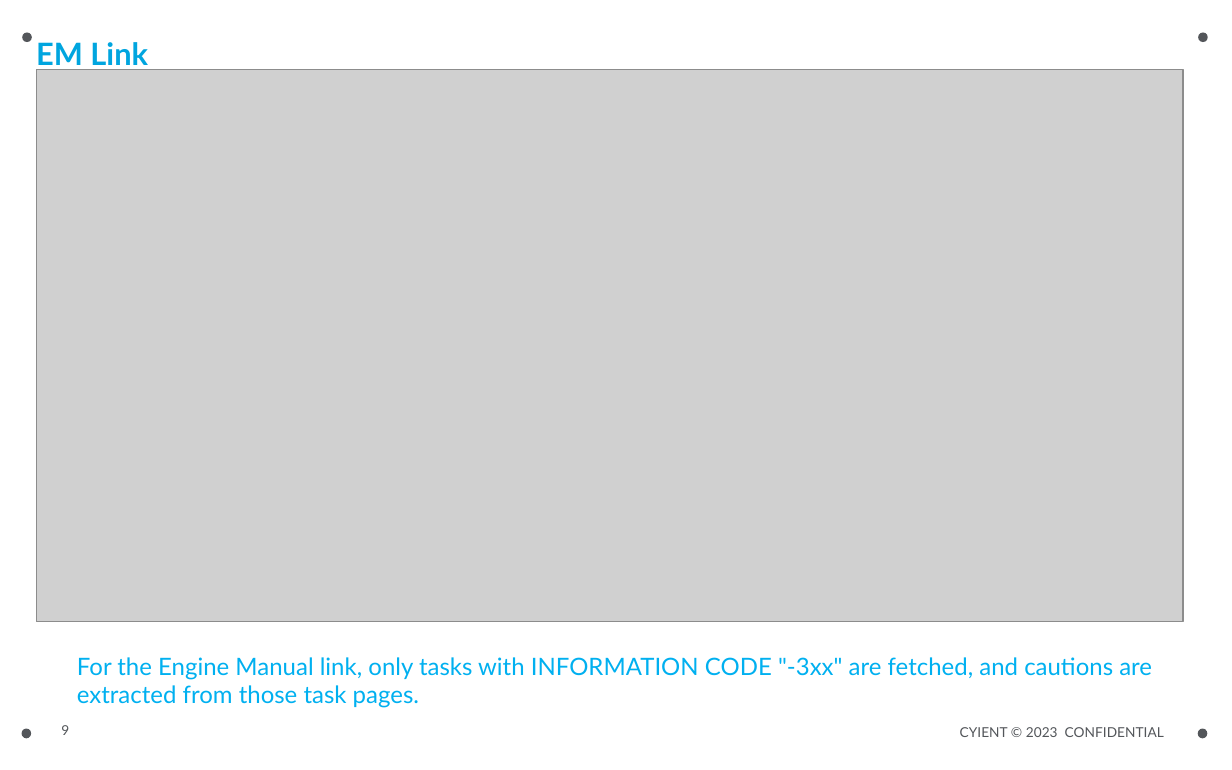
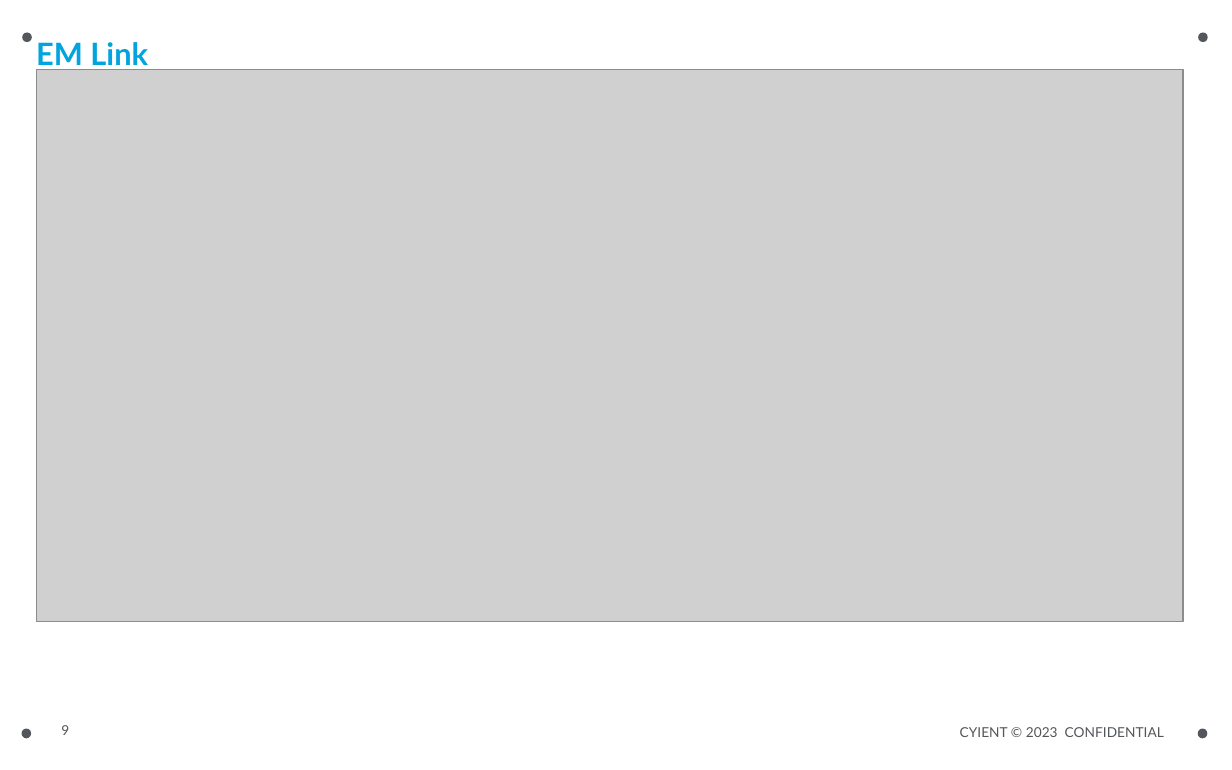
Before and after one commit to JeromeeKaram/FetchCaution, a slide deck: slide 9 of ExtractCautionsForEM/bin/Debug/bin/ExtractCautionsFromEngineManualTool.pptx. Drawn at 1232x770 pixels with LibreOffice and Linux fonts; fonts in the diff are those of the drawing; grey boxes stand for pictures. Boxes give left, top, right and bottom in pixels: in the first picture for what was removed or moved away, otherwise in the second. Text is boxed around its words. In the diff, an @@ line names an element or a change of style, - is before the commit and + after.

```diff
--- a/ExtractCautionsForEM/bin/Debug/bin/ExtractCautionsFromEngineManualTool.pptx
+++ b/ExtractCautionsForEM/bin/Debug/bin/ExtractCautionsFromEngineManualTool.pptx
@@ text removed at [77,657,1152,708] @@
-For the Engine Manual link, only tasks with INFORMATION CODE "-3xx" are fetched, and cautions are extracted from those task pages.
```
Also in this commit, not shown: 7 other slides changed, 5 slides added, 6 other files.
